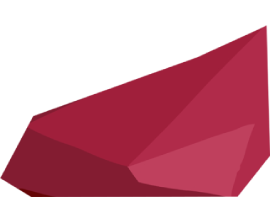
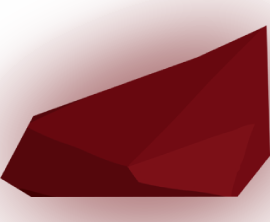
Two versions of the same layered image (270 × 222). Layer-by-layer changes:
removed layer "Philosopher's Stone Texture" over 0, 25, 270, 197
showed "Philosopher's Stone Gradient copy" over 0, 25, 270, 197
